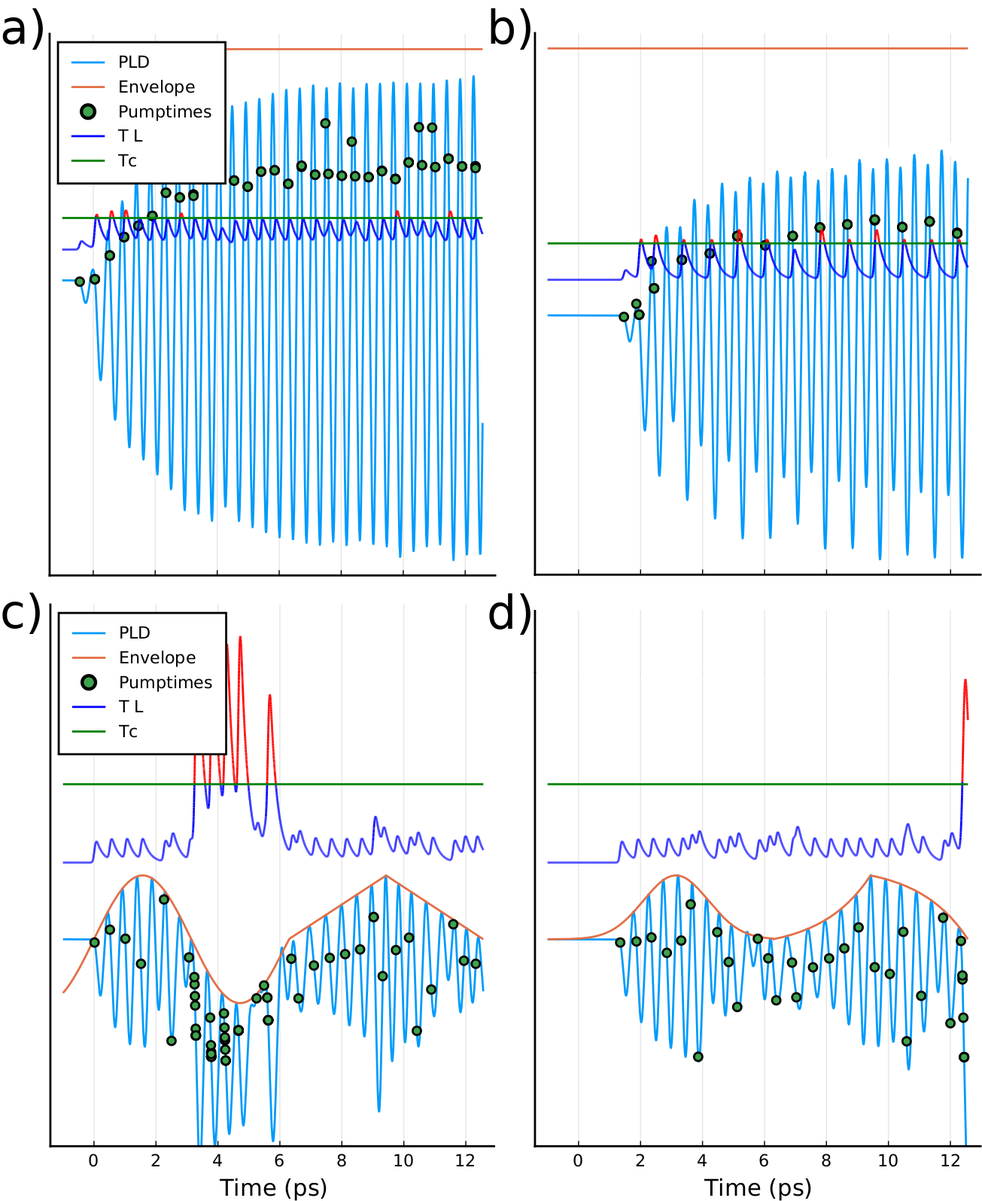
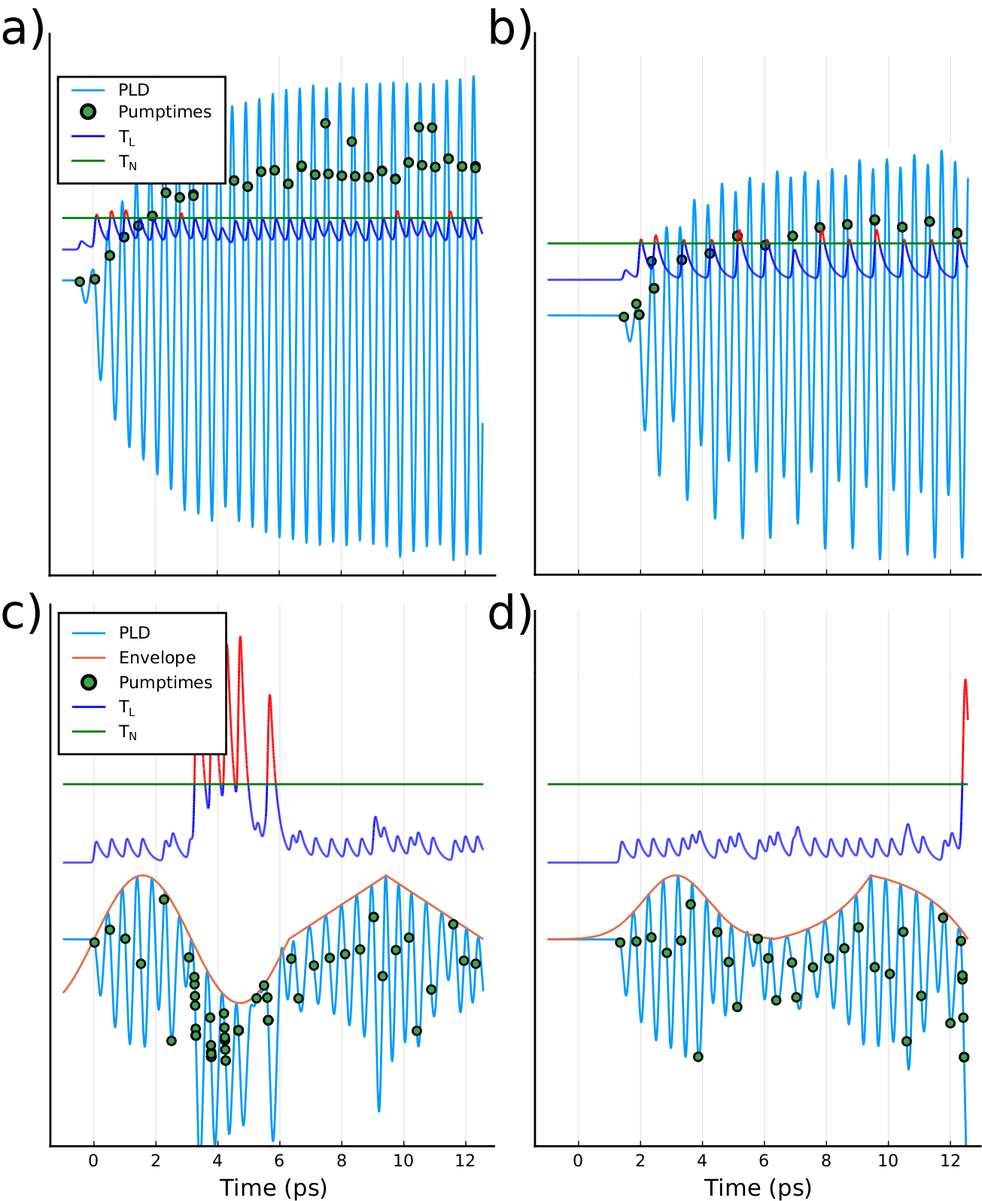
Layers edited between the first and the second 982 × 1201 image:
renamed "b)" to "Pasted Layer", painted on it over bbox(56, 33, 484, 81)
removed layer "maximumamplitude.pdf copy" over bbox(56, 33, 484, 171)
removed layer "Pasted Layer copy" over bbox(547, 33, 969, 56)
renamed "fits.pdf" to "envelope.png", painted on it over bbox(56, 33, 969, 740)
